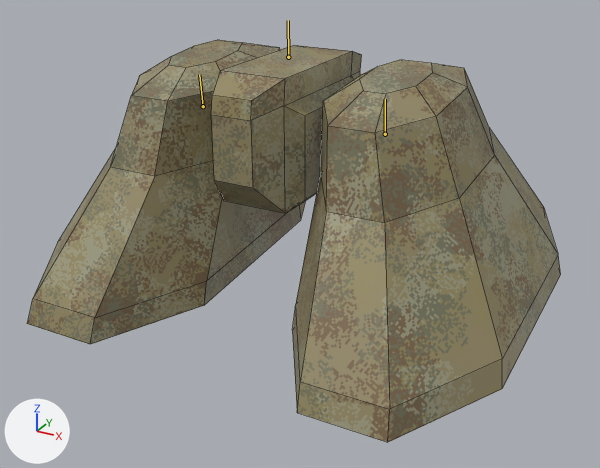
The Blender file resources/mechparts/legs/mech_legs12.blend: old version first, new version second.
Both versions are drawn from a 50 mm lens placed at (1.15, -2.025, 1.561), pointed at (0.017, 0.035, 0.531). The lights are fixed; the arrows at lower left show +X, +Y and +Z. Both versions are drawn at frame 11 of the action 'launch_in_left'; the numbers are the values there. The bones that bend it are drawn over the model as lines. Mesh edges are drawn as thin lines.

In view in the first picture: 'legs'.
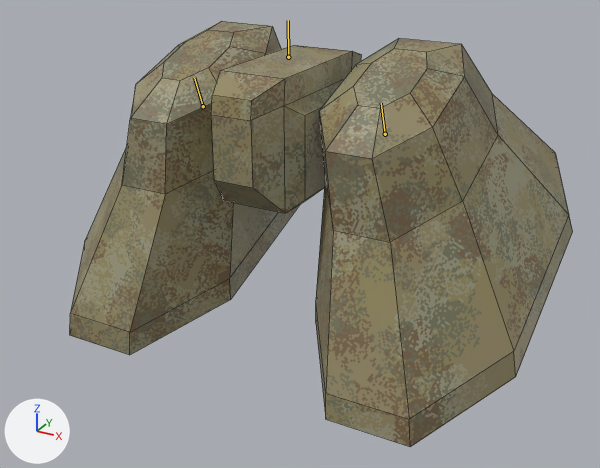
What the commit changed:
Bone 'leg.l' (bone_leg_l) turns from (5, 0, 0) to (20, 0, 0) degrees about its own x, y and z.
Bone 'leg.r' (bone_leg_r) turns from (5, 0, 0) to (20, 0, 0) degrees about its own x, y and z.

Changed parts and their boxes (x1, y1, x2, y2) in the pictures (600 x 468 px):
'legs', posed: before (27, 40, 561, 443); after (70, 21, 573, 447)
bone 'leg.l', root to tip: before (385, 134) to (385, 99); after (385, 134) to (381, 103)
bone 'leg.r', root to tip: before (203, 106) to (199, 74); after (203, 106) to (194, 78)
